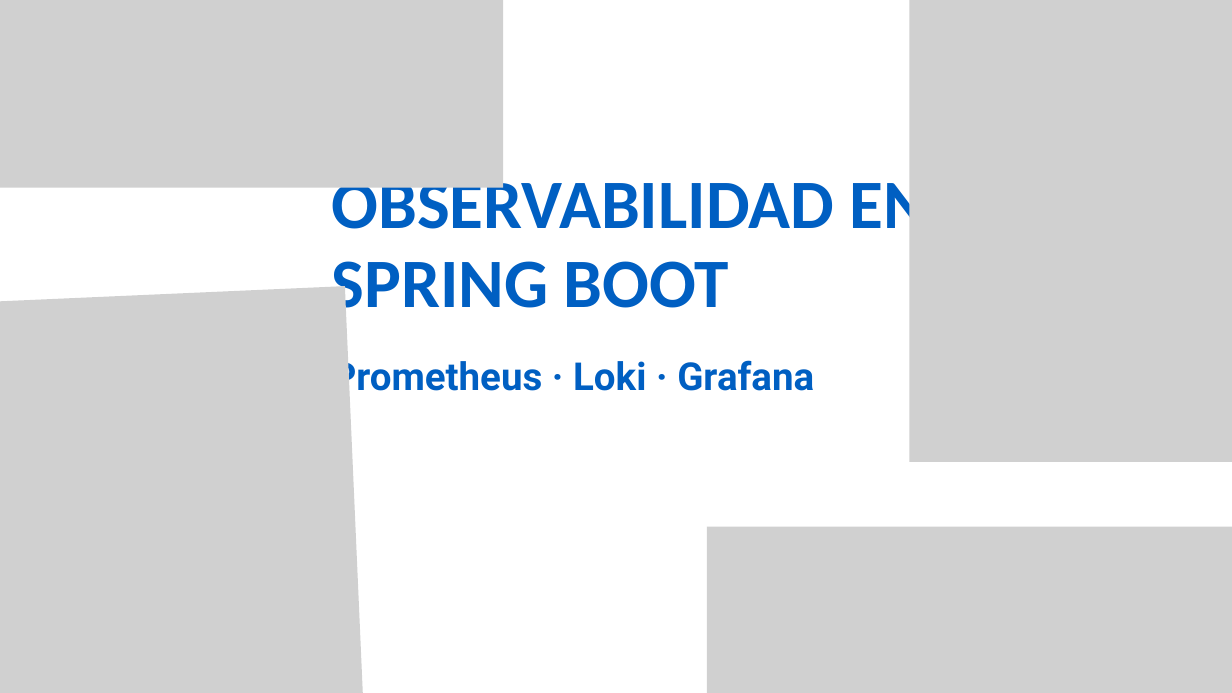
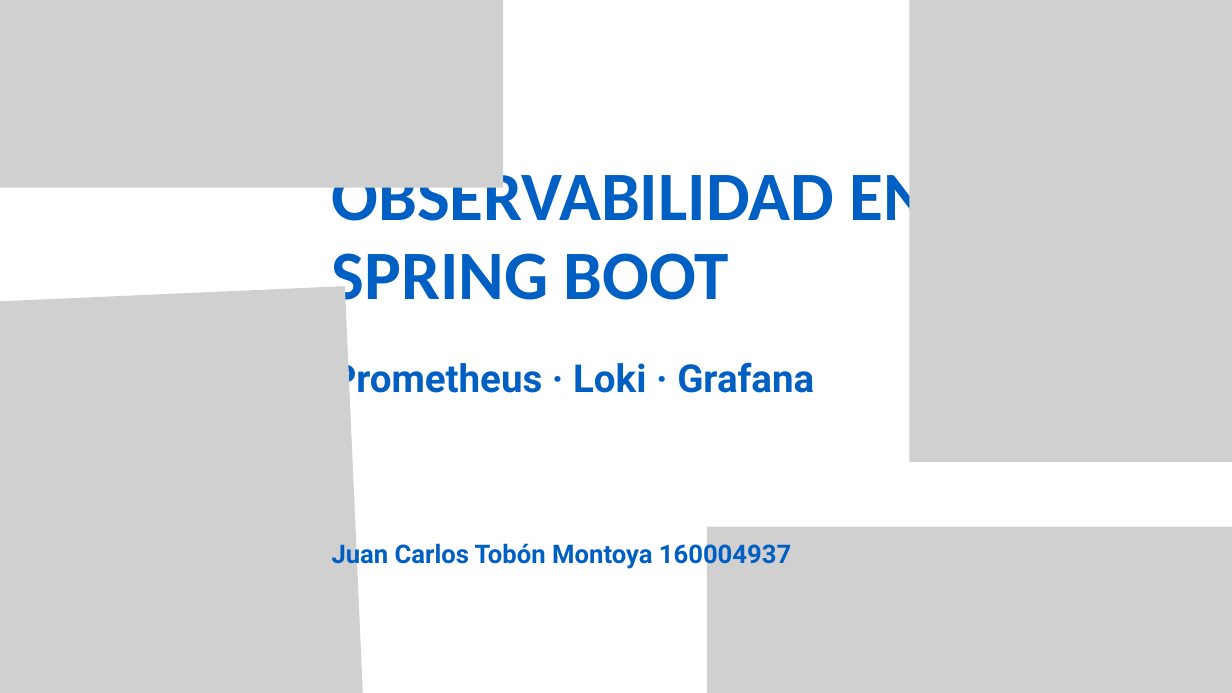
Before and after one commit to JuanTobon7/arquitectura-software, a slide deck: slide 1 of observabilidad-demo/presentacion/presentacion-observabilidad-canva.pptx. Drawn at 1232x693 pixels with LibreOffice and Linux fonts; fonts in the diff are those of the drawing; grey boxes stand for pictures. Boxes give left, top, right and bottom in pixels: in the first picture for what was removed or moved away, otherwise in the second. Text is boxed around its words. In the diff, an @@ line names an element or a change of style, - is before the commit and + after.

```diff
--- a/observabilidad-demo/presentacion/presentacion-observabilidad-canva.pptx
+++ b/observabilidad-demo/presentacion/presentacion-observabilidad-canva.pptx
@@ text "OBSERVABILIDAD EN SPRING BOOT": place and size @@
-text "OBSERVABILIDAD EN SPRING BOOT" at (332,170,928,324)
+text "OBSERVABILIDAD EN SPRING BOOT" at (332,163,928,317)
@@ text added at (332,539,791,569), 30 pt, text #005FC2, bold @@
+Juan Carlos Tobón Montoya 160004937
```
Also in this commit, not shown: 14 other slides changed, 4 slides added, 1 slide removed, 1 other file.
